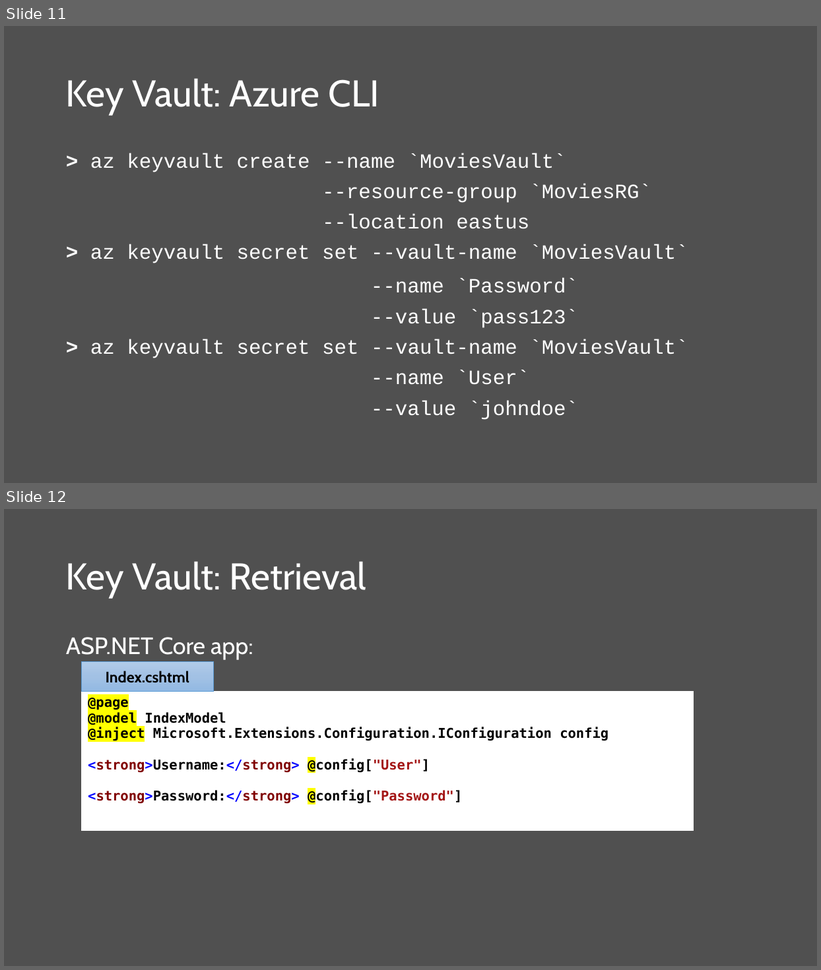
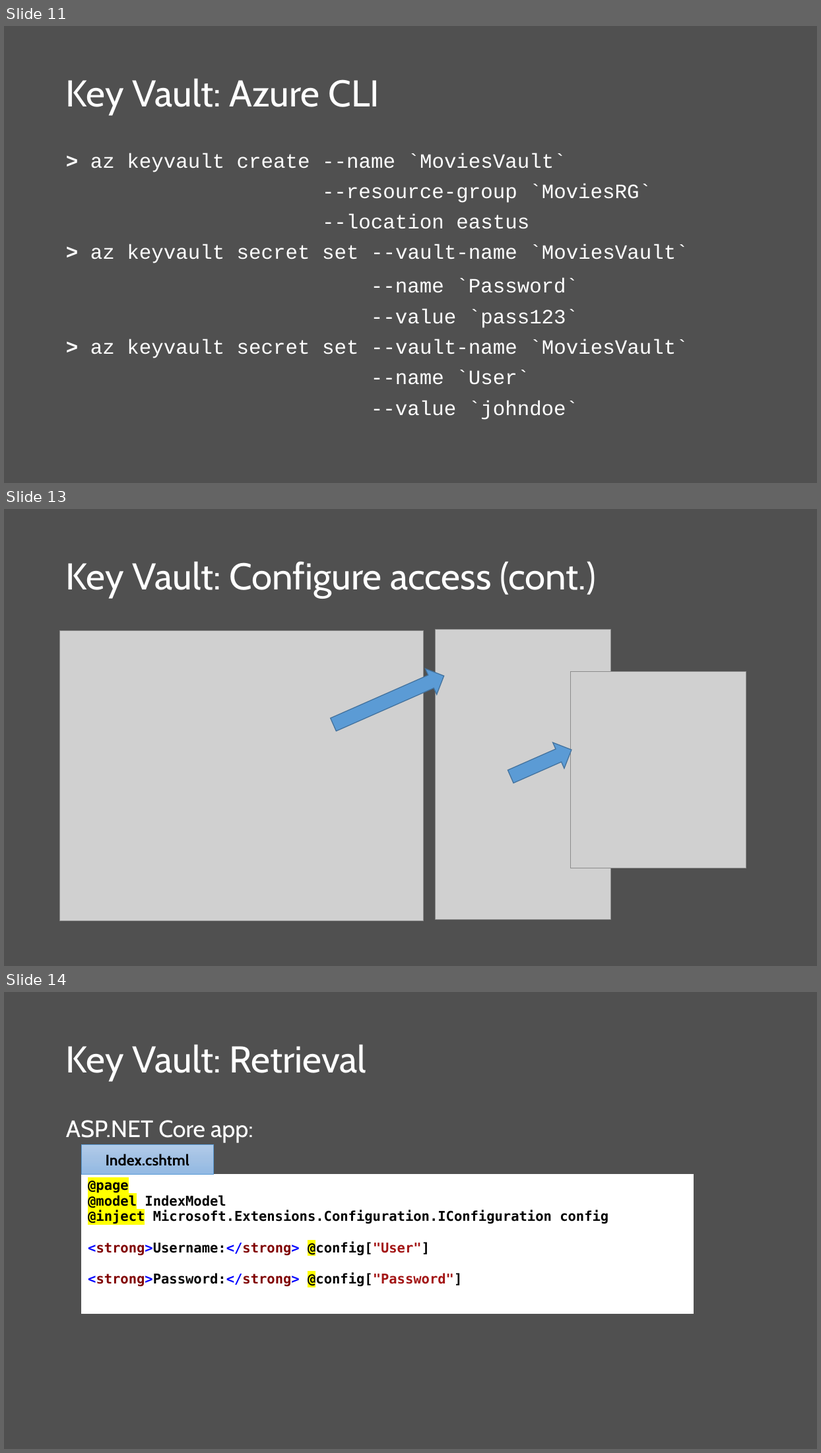
Before and after one commit to scottaddie/slide-decks, a slide deck: Protecting App Secrets.pptx. Shown one above the other, each under a label of ours: slides 11 and 12 before the commit, slides 11, 13 and 14 after it; the slides between them are not shown. The pictures are 821x970 and 821x1453 pixels, drawn with LibreOffice and Linux fonts; fonts in the diff are those of the drawing; grey boxes stand for pictures. Boxes give left, top, right and bottom in pixels: in the first picture for what was removed or moved away, otherwise in the second. Text is boxed around its words. In the diff, an @@ line names an element or a change of style, - is before the commit and + after.

```diff
--- a/Protecting App Secrets.pptx
+++ b/Protecting App Secrets.pptx
@@ slide 13 added at (4,509,817,966), background #505050 @@
@@ title added at (66,561,596,598), 44 pt, text #FFFFFF @@
+Key Vault: Configure access (cont.)
@@ picture added at (60,631,424,922) @@
@@ picture added at (435,629,611,920) @@
@@ down arrow added at (328,663,450,738), fill #5B9BD5, outline #43739E 1 pt @@
@@ picture added at (571,672,746,869) @@
@@ down arrow added at (506,737,578,790), fill #5B9BD5, outline #43739E 1 pt @@
@@ what was slide 12 is now slide 14 @@
```
Also in this commit, not shown: 4 slides changed, 1 other slide added.
